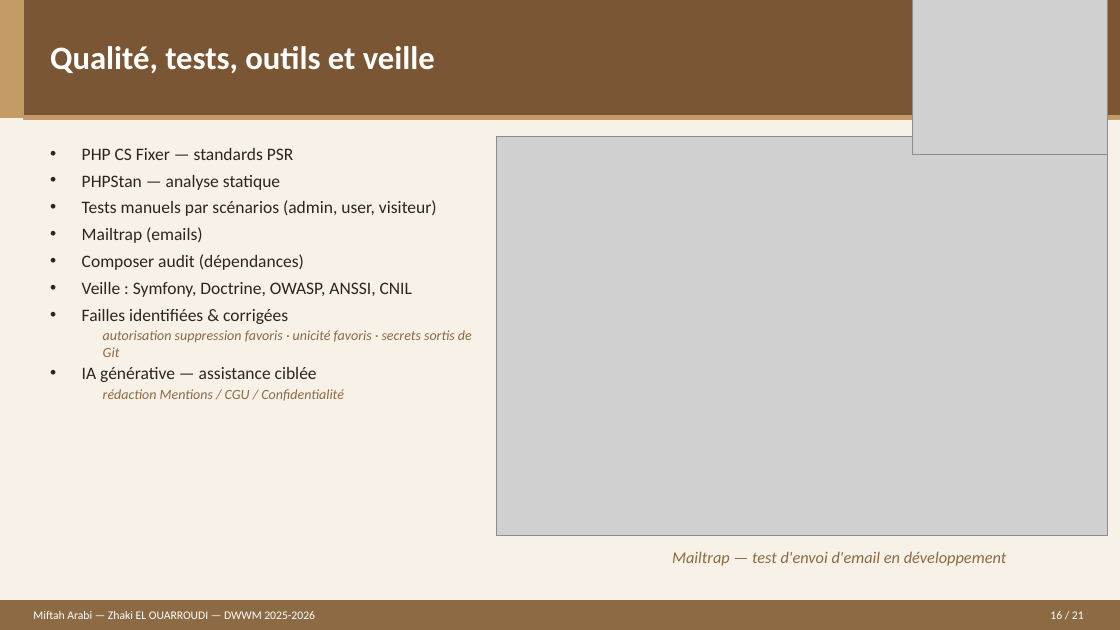
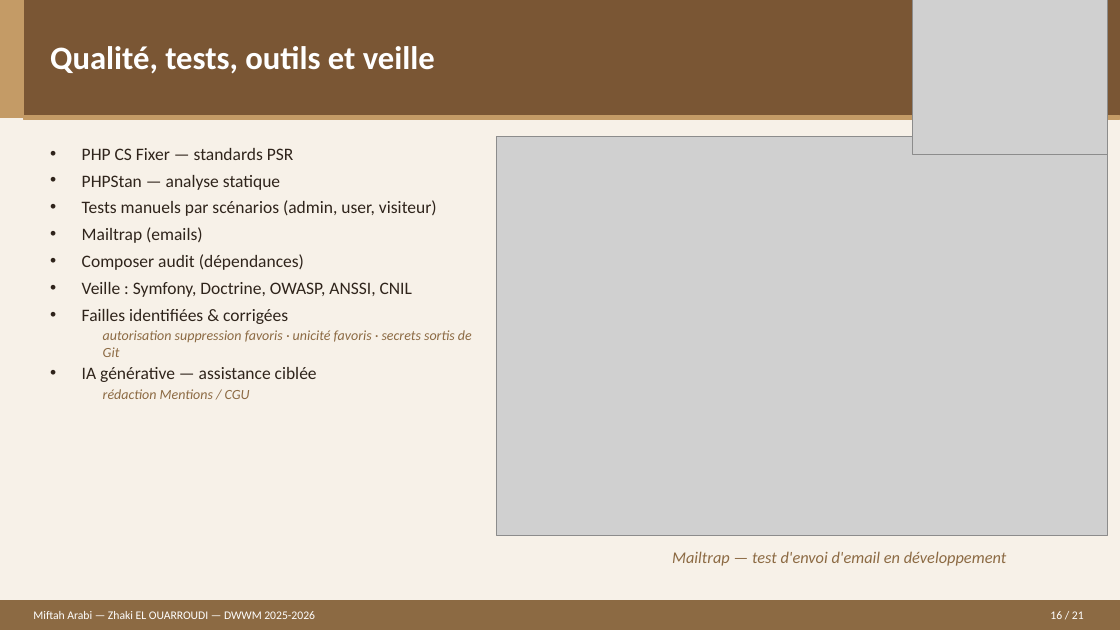
Before and after one commit to E-Zhaki/LIVRABLES-DWWM, a slide deck: slide 16 of SUPPORT DE PRESENTATION.pptx. Drawn at 1120x630 pixels with LibreOffice and Linux fonts; fonts in the diff are those of the drawing; grey boxes stand for pictures. Boxes give left, top, right and bottom in pixels: in the first picture for what was removed or moved away, otherwise in the second. Text is boxed around its words. In the diff, an @@ line names an element or a change of style, - is before the commit and + after.

```diff
--- a/SUPPORT DE PRESENTATION.pptx
+++ b/SUPPORT DE PRESENTATION.pptx
@@ text at (x1=103, y1=389, x2=250, y2=399): text changed @@
-rédaction Mentions / CGU / Confidentialité
+rédaction Mentions / CGU
```
Also in this commit, not shown: 8 other slides changed.
